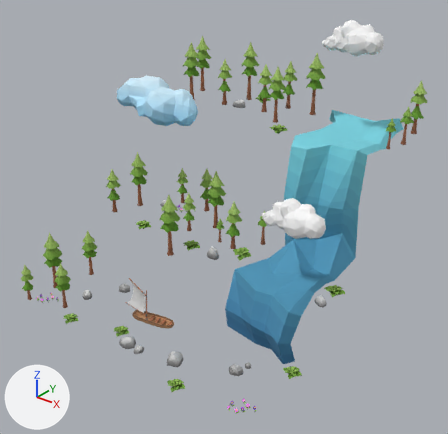
Before and after pictures for a commit that changed the glTF model lantern-vale/game/assets/palmov_poi/forest_waterfall.glb.
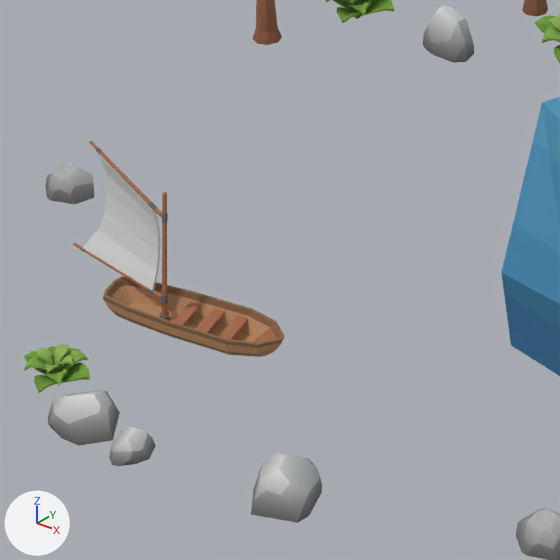
Each version appears first whole from a 50 mm camera at (20.54, -25.45, 21.17) aimed at (0.79, -0.76, 5.86), and next in a close-up on the part from 24% to 53% of the width and 57% to 87% of the height. Lighting does not change. The marker at lower left points along +X, +Y and +Z. The first two pictures are the older version. Where no turn or scale is listed for an object, it has been applied to the vertices.

The first close-up shows 'pine tree large (3)_29', 'sailboat 5_39', 'shrub (1)_44', 'shrub (6)_47', 'stone small 24 (2)_24', 'stone small 26 (1)_14', 'stone small 26_40', 'stone small 31 (1)_35', 'stone small 31 (2)_32', 'stone small 31_5', 'waterfall 13_66' and 2 more.
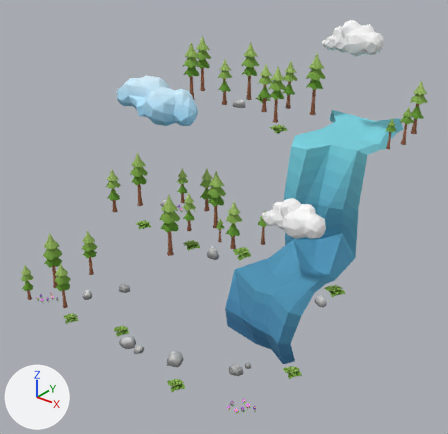
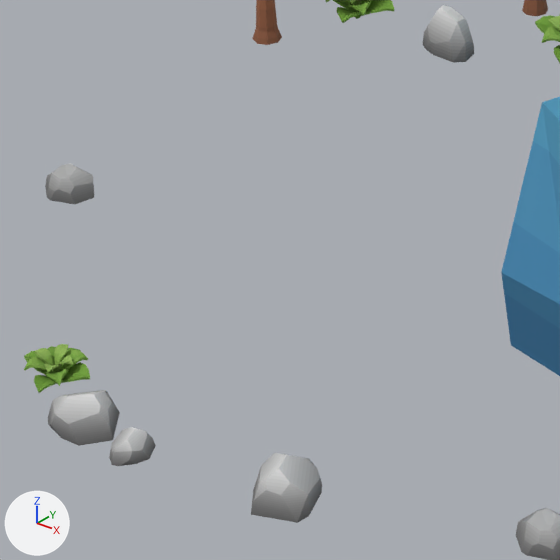
Changed parts and their boxes [x1, y1, x2, y2] in the close-ups (560 x 560 px):
'sailboat 5_39', deleted: before [73, 141, 284, 357]

The change in detail:
Object 'sailboat 5_39' (ob_sailboat_5_39) is deleted.
